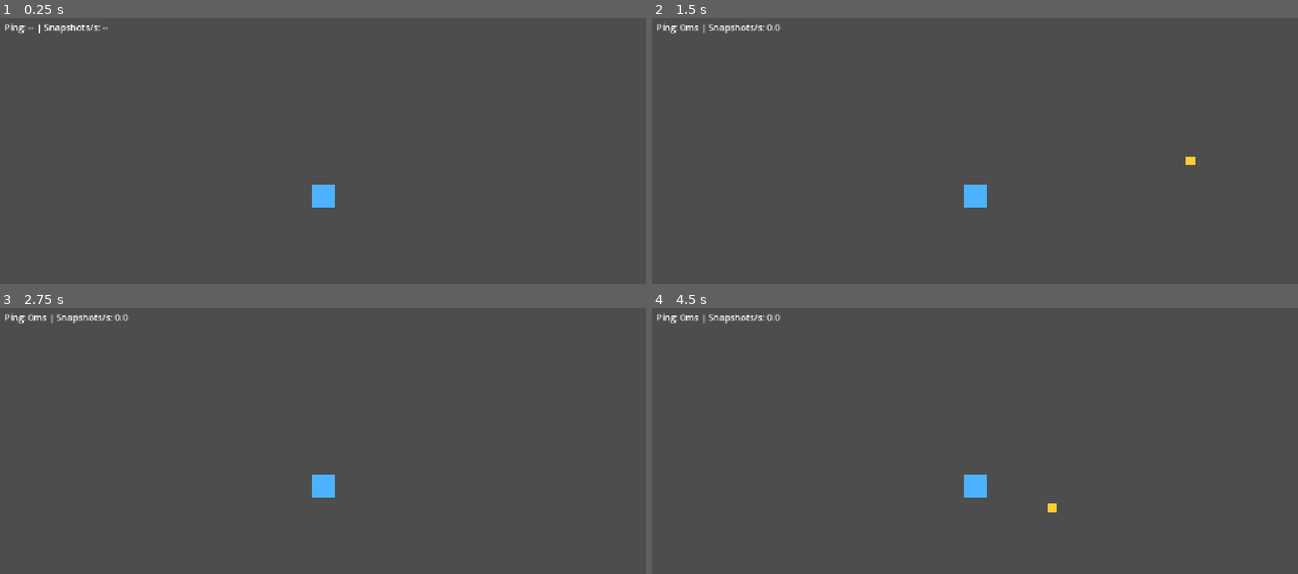
Above: before the commit, frames 1-4 (two rows, left to right).
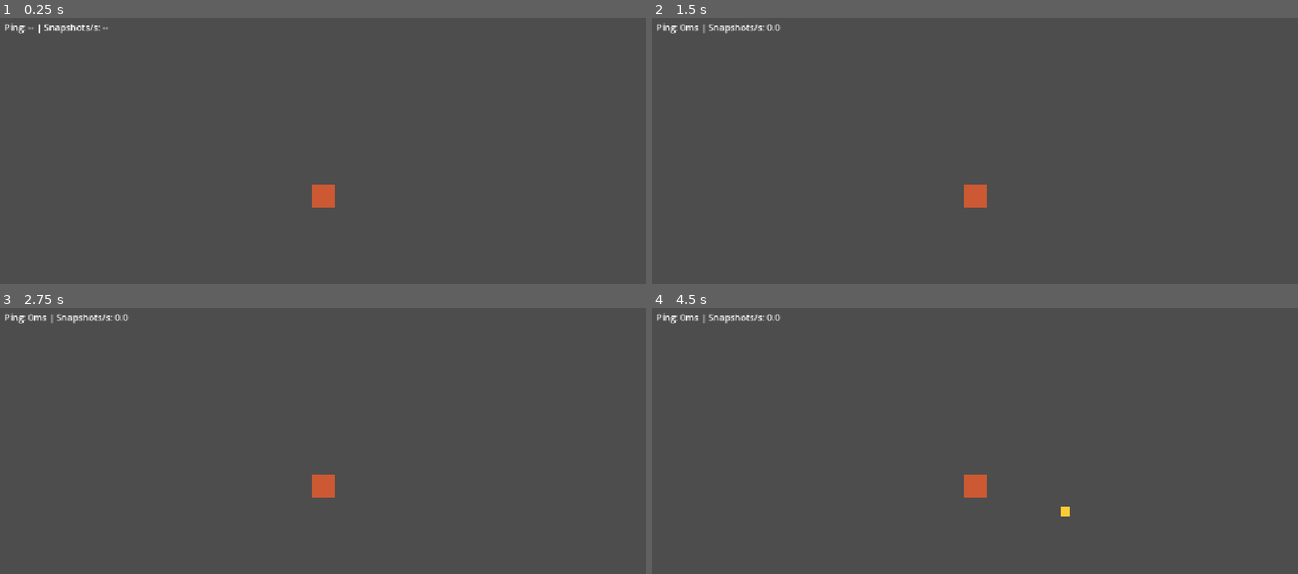
Above: after the commit, the same moments.

Repository: thiagossdev/amazing-clash
Game: Godot game, scene res://maps/test_arena/TestArena.tscn
Two runs of this game, one before a commit and one after it. Both use one fixed random seed, a clock stepped at 60 frames per second and the inputs below.
Inputs (mouse positions are in pixels of both pictures, inside the frame that each line leads up to):
- Up to frame 1 (0.25 s): no input
- Up to frame 2 (1.5 s): tap Enter at 0.5 s; move the mouse to (1117, 177) at 0.52 s; hold D (move_right) 0.53-1.25 s; tap E (ability_e) at 0.6 s; click (1117, 177) at 0.67 s; tap Q (ability_q) at 0.8 s; drag from (845, 214) to (942, 270) at 1.27 s
- Up to frame 3 (2.75 s): tap Space at 2 s; move the mouse to (387, 403) at 2.02 s; hold D (move_right) from 2.03 s (still down); click (387, 403) at 2.1 s; tap E (ability_e) at 2.3 s
- Up to frame 4 (4.5 s): release D (move_right) at 2.75 s; tap Enter at 2.75, 4.25 s; drag from (942, 560) to (781, 430) at 2.77 s; tap Space at 3.5 s; move the mouse to (1175, 542) at 3.52 s; hold A (move_left) 3.53-4.25 s; tap Q (ability_q) at 3.6 s; click (1175, 542) at 3.8 s; right-click (1175, 542) at 4.15 s; drag from (781, 430) to (878, 393) at 4.27 s

The runs differ from the first frame. In frame 1, 0.3% of the frame differs, in the area x 48-52%, y 62-72%; in frame 2, 0.4%; in frame 3, 0.3%; in frame 4, 0.4%, in the area x 48-65%, y 62-79%.

Commit message:
feat(characters): wire Vanguard/RangedMage scenes and spawn alternation
Vanguard.tscn/RangedMage.tscn instance the unmodified
character_controller.gd, differing only in assigned move/ability
resources, max_health (120 vs 80), and Visual color.

PlayerSpawner.CLASS_SCENES alternates the 2 classes by connection
order, same array-cycling pattern SPAWN_POSITIONS already used -- no
lobby/character-select exists yet (Phase 5's job), so this is the
simplest thing that lets both classes fight each other in a live match
today. TestArena.tscn's MultiplayerSpawner._spawnable_scenes updated
to the 2 real class scenes (was Character.tscn, which is now purely
the generic GUT test fixture, never spawned in an actual match).

Diff:
--- /dev/null
+++ b/gameplay/characters/ranged_mage/RangedMage.tscn
@@ -0,0 +1,26 @@
+[gd_scene load_steps=7 format=3]
+
+[ext_resource type="Script" path="res://gameplay/characters/character_base/character_controller.gd" id="1_ctrlr"]
+[ext_resource type="Resource" path="res://data/moves/ranged_mage_attack.tres" id="2_atkmv"]
+[ext_resource type="Resource" path="res://data/moves/ranged_mage_arcane_bolt.tres" id="3_sklmv"]
+[ext_resource type="Resource" path="res://data/abilities/ranged_mage_frost_shard.tres" id="4_abqq"]
+[ext_resource type="Resource" path="res://data/abilities/ranged_mage_arcane_nova.tres" id="5_abee"]
+
+[sub_resource type="CircleShape2D" id="CircleShape2D_char"]
+radius = 20.0
+
+[node name="Character" type="CharacterBody2D"]
+collision_layer = 2
+script = ExtResource("1_ctrlr")
+attack_move = ExtResource("2_atkmv")
+skillshot_move = ExtResource("3_sklmv")
+ability_q = ExtResource("4_abqq")
+ability_e = ExtResource("5_abee")
+max_health = 80.0
+
+[node name="CollisionShape2D" type="CollisionShape2D" parent="."]
+shape = SubResource("CircleShape2D_char")
+
+[node name="Visual" type="Polygon2D" parent="."]
+color = Color(0.5, 0.2, 0.85, 1)
+polygon = PackedVector2Array(-20, -20, 20, -20, 20, 20, -20, 20)
--- /dev/null
+++ b/gameplay/characters/vanguard/Vanguard.tscn
@@ -0,0 +1,26 @@
+[gd_scene load_steps=7 format=3]
+
+[ext_resource type="Script" path="res://gameplay/characters/character_base/character_controller.gd" id="1_ctrlr"]
+[ext_resource type="Resource" path="res://data/moves/vanguard_attack.tres" id="2_atkmv"]
+[ext_resource type="Resource" path="res://data/moves/vanguard_thrust.tres" id="3_sklmv"]
+[ext_resource type="Resource" path="res://data/abilities/vanguard_heavy_slam.tres" id="4_abqq"]
+[ext_resource type="Resource" path="res://data/abilities/vanguard_bulwark_strike.tres" id="5_abee"]
+
+[sub_resource type="CircleShape2D" id="CircleShape2D_char"]
+radius = 20.0
+
+[node name="Character" type="CharacterBody2D"]
+collision_layer = 2
+script = ExtResource("1_ctrlr")
+attack_move = ExtResource("2_atkmv")
+skillshot_move = ExtResource("3_sklmv")
+ability_q = ExtResource("4_abqq")
+ability_e = ExtResource("5_abee")
+max_health = 120.0
+
+[node name="CollisionShape2D" type="CollisionShape2D" parent="."]
+shape = SubResource("CircleShape2D_char")
+
+[node name="Visual" type="Polygon2D" parent="."]
+color = Color(0.8, 0.35, 0.2, 1)
+polygon = PackedVector2Array(-20, -20, 20, -20, 20, 20, -20, 20)
--- a/maps/test_arena/TestArena.tscn
+++ b/maps/test_arena/TestArena.tscn
@@ -45,7 +45,7 @@
 [node name="HitboxViewer" parent="." instance=ExtResource("5_cshv")]
 
 [node name="MultiplayerSpawner" type="MultiplayerSpawner" parent="."]
-_spawnable_scenes = PackedStringArray("res://gameplay/characters/character_base/Character.tscn")
+_spawnable_scenes = PackedStringArray("res://gameplay/characters/vanguard/Vanguard.tscn", "res://gameplay/characters/ranged_mage/RangedMage.tscn")
 spawn_path = NodePath("../Characters")
 
 [node name="PlayerSpawner" type="Node" parent="."]
--- a/net/player_spawner.gd
+++ b/net/player_spawner.gd
@@ -1,8 +1,8 @@
 class_name PlayerSpawner
 extends Node
-## Server-side: mirrors connected peers into Character.tscn instances
-## under a MultiplayerSpawner-watched container, so every peer sees the
-## same characters replicated automatically. The server also spawns a
+## Server-side: mirrors connected peers into class-scene instances under
+## a MultiplayerSpawner-watched container, so every peer sees the same
+## characters replicated automatically. The server also spawns a
 ## character for itself (peer_connected never fires for your own id).
 ## Phase 1 has no persistent per-peer state (no health/team yet), so a
 ## disconnect just despawns the character and a (re)connecting peer
@@ -10,8 +10,16 @@
 ## no reconnect-state bookkeeping is needed at this scope. Pattern
 ## inherited from amazing-nauts' net/player_spawner.gd, scoped down.
 ## See docs/blueprint/03-networking-and-match-modes.md.
-
-const CHARACTER_SCENE := preload("res://gameplay/characters/character_base/Character.tscn")
+##
+## Phase 4: alternates the 2 real classes by connection order (same
+## array-cycling pattern SPAWN_POSITIONS already uses below) -- no
+## lobby/character-select exists yet (that's Phase 5's job), so this is
+## the simplest thing that lets both classes exist and fight each other
+## in a live match today, without requiring Phase 5 to land first.
+const CLASS_SCENES: Array[PackedScene] = [
+	preload("res://gameplay/characters/vanguard/Vanguard.tscn"),
+	preload("res://gameplay/characters/ranged_mage/RangedMage.tscn"),
+]
 
 ## Distinct points, clear of the 4 wall colliders in TestArena.tscn and
 ## far enough apart that two characters never spawn overlapping (a
@@ -40,7 +48,8 @@
 func _spawn_for_peer(peer_id: int, characters: Node) -> void:
 	if characters.has_node(str(peer_id)):
 		return
-	var character := CHARACTER_SCENE.instantiate()
+	var class_scene := CLASS_SCENES[_next_spawn_index % CLASS_SCENES.size()]
+	var character := class_scene.instantiate()
 	character.name = str(peer_id)
 	character.position = SPAWN_POSITIONS[_next_spawn_index % SPAWN_POSITIONS.size()]
 	_next_spawn_index += 1
